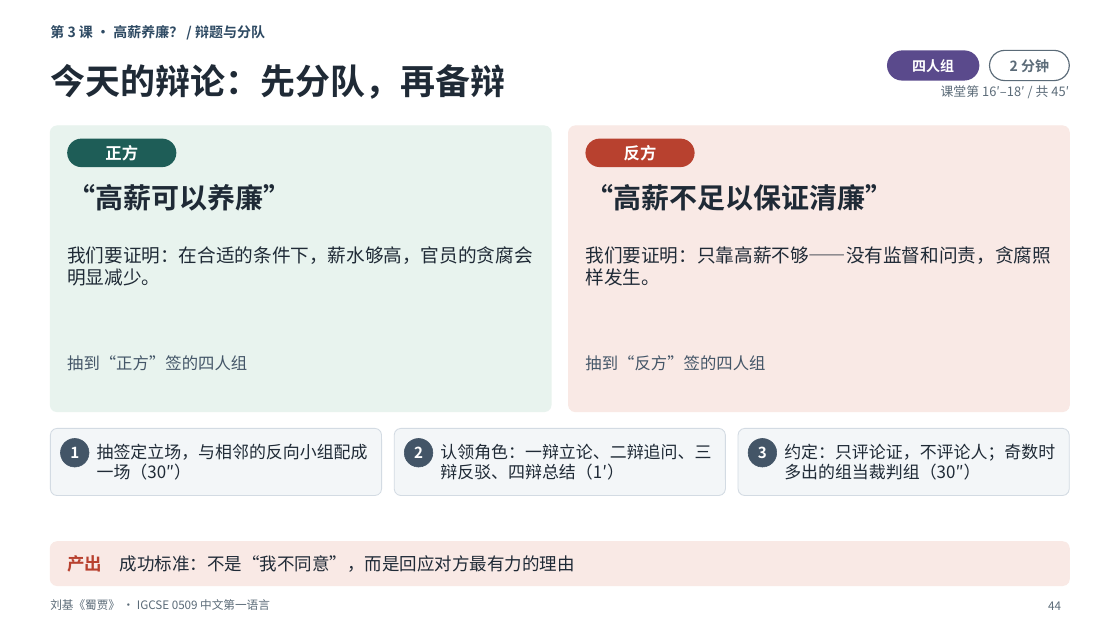
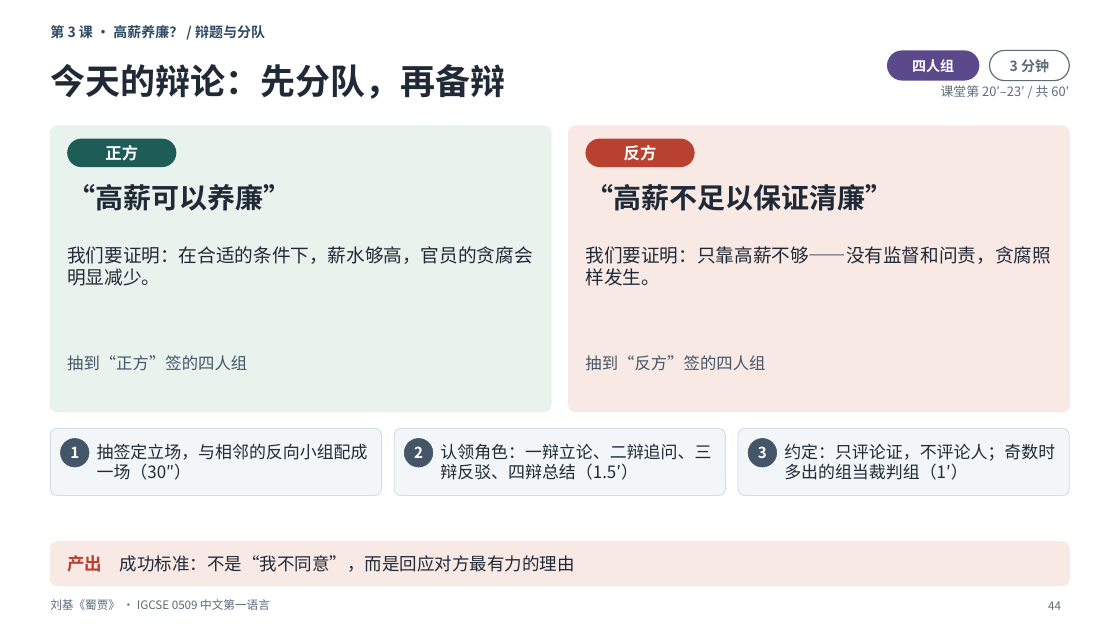
Before and after one commit to darcyduan2026/igcse-0509, a slide deck: slide 44 of LTP + Lesson slides/3.4 文言_刘基《蜀贾》_3课时/0509_3.4_文言_刘基《蜀贾》_4课时_课堂课件_v3.1_重做版.pptx. Drawn at 1120x630 pixels with LibreOffice and Linux fonts; fonts in the diff are those of the drawing. Boxes give left, top, right and bottom in pixels: in the first picture for what was removed or moved away, otherwise in the second. Text is boxed around its words. In the diff, an @@ line names an element or a change of style, - is before the commit and + after.

```diff
--- a/LTP + Lesson slides/3.4 文言_刘基《蜀贾》_3课时/0509_3.4_文言_刘基《蜀贾》_4课时_课堂课件_v3.1_重做版.pptx
+++ b/LTP + Lesson slides/3.4 文言_刘基《蜀贾》_3课时/0509_3.4_文言_刘基《蜀贾》_4课时_课堂课件_v3.1_重做版.pptx
@@ text at bbox=[1010, 59, 1049, 73]: text changed @@
-2 分钟
+3 分钟
@@ text at bbox=[941, 85, 1069, 97]: text changed @@
-课堂第 16′–18′ / 共 45′
+课堂第 20′–23′ / 共 60′
@@ text at bbox=[440, 443, 711, 480]: text changed @@
-认领角色：一辩立论、二辩追问、三辩反驳、四辩总结（1′）
+认领角色：一辩立论、二辩追问、三辩反驳、四辩总结（1.5′）
@@ text at bbox=[784, 444, 1055, 480]: text changed @@
-约定：只评论证，不评论人；奇数时多出的组当裁判组（30″）
+约定：只评论证，不评论人；奇数时多出的组当裁判组（1′）
```
Also in this commit, not shown: 55 other slides changed, 1 slide added, 2 other files.
